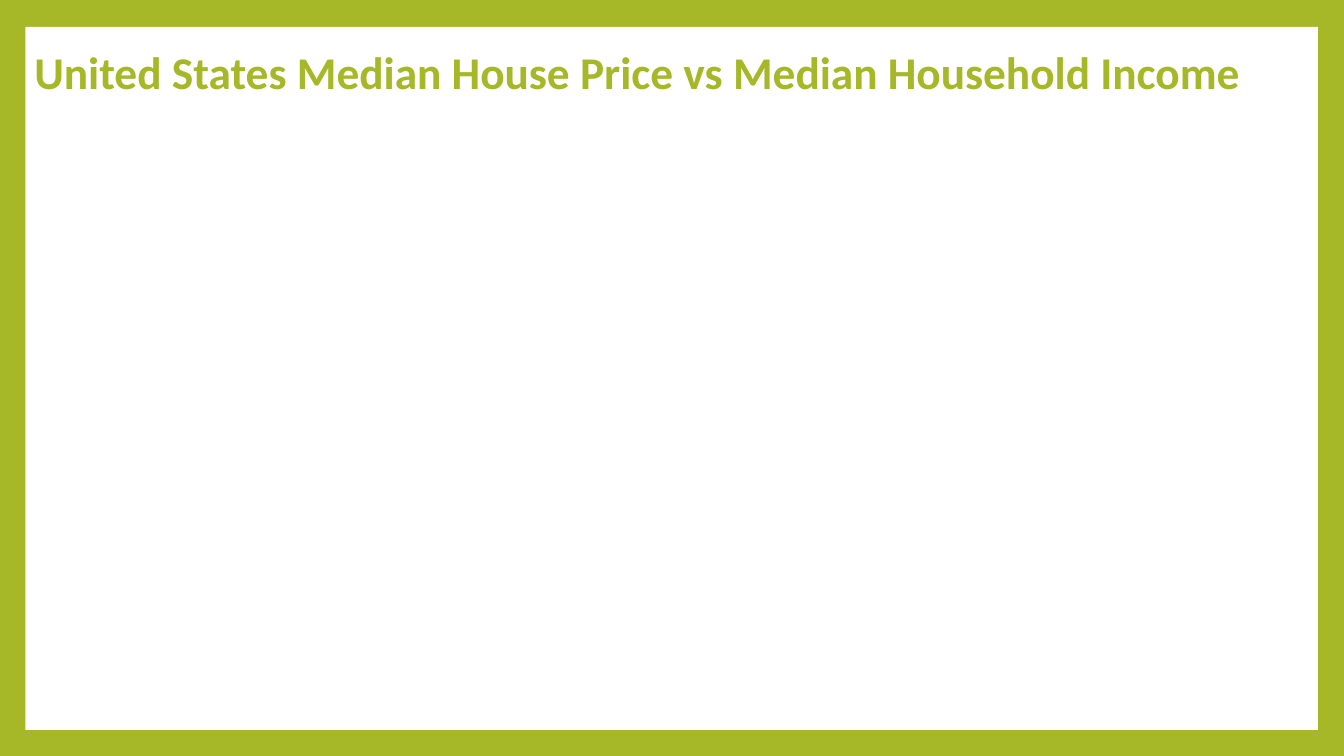
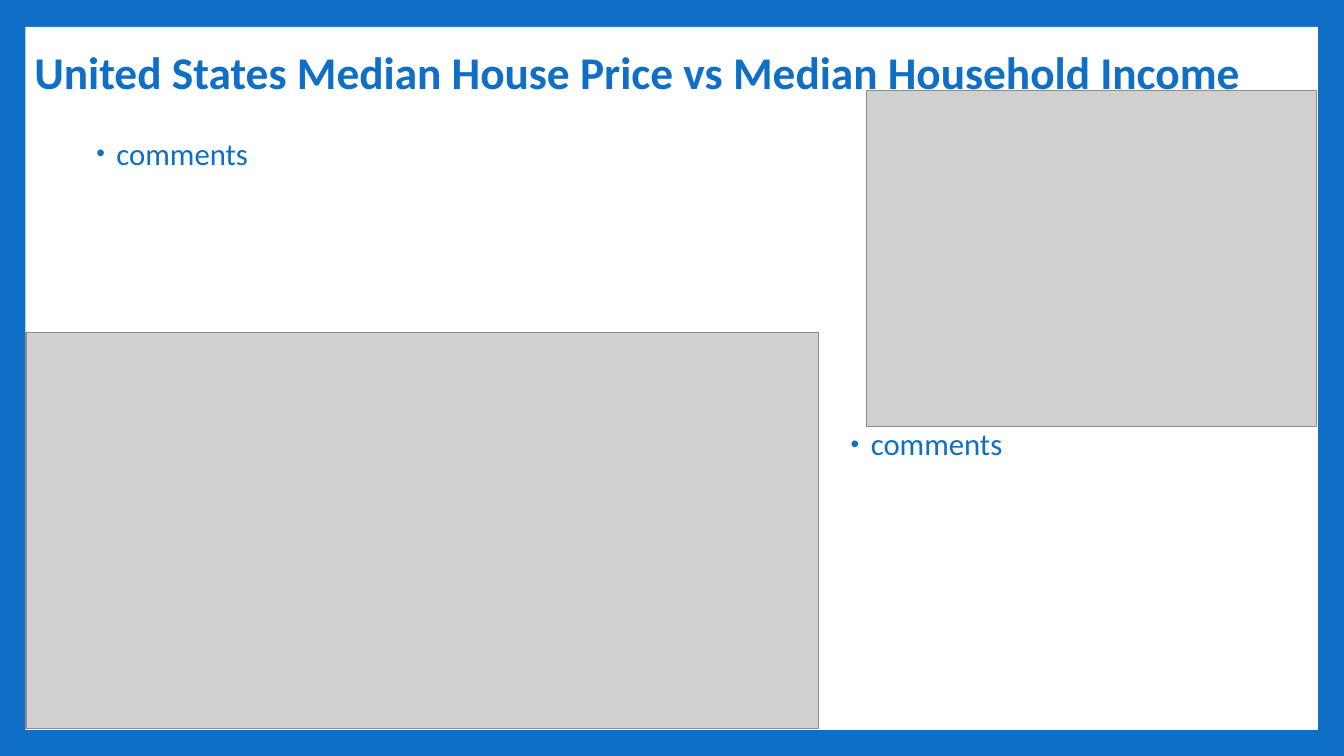
Before and after one commit to Sethdcarter/group8_data_project_1, a slide deck: slide 3 of Presentation/Project-1_Group-8_Presentation-US_Housing_Market.pptx (slide 2 before the commit). Drawn at 1344x756 pixels with LibreOffice and Linux fonts; fonts in the diff are those of the drawing; grey boxes stand for pictures. Boxes give left, top, right and bottom in pixels: in the first picture for what was removed or moved away, otherwise in the second. Text is boxed around its words. In the diff, an @@ line names an element or a change of style, - is before the commit and + after.

Commit message:
update powerpoint

```diff
--- a/Presentation/Project-1_Group-8_Presentation-US_Housing_Market.pptx
+++ b/Presentation/Project-1_Group-8_Presentation-US_Housing_Market.pptx
@@ background #A6B727 to #0F6FC6 @@
@@ title "United States Median House Price ..." at [34, 52, 1239, 101]: text colour #A6B727 to #0F6FC6 @@
@@ picture added at [866, 91, 1316, 427] @@
@@ text added at [116, 145, 248, 166], 22 pt, text #0F6FC6 @@
+• comments
@@ picture added at [26, 333, 819, 729] @@
@@ text added at [871, 435, 1003, 456], 22 pt, text #0F6FC6 @@
+• comments
```
Also in this commit, not shown: 1 other slide changed, 5 slides added, 1 other file.
